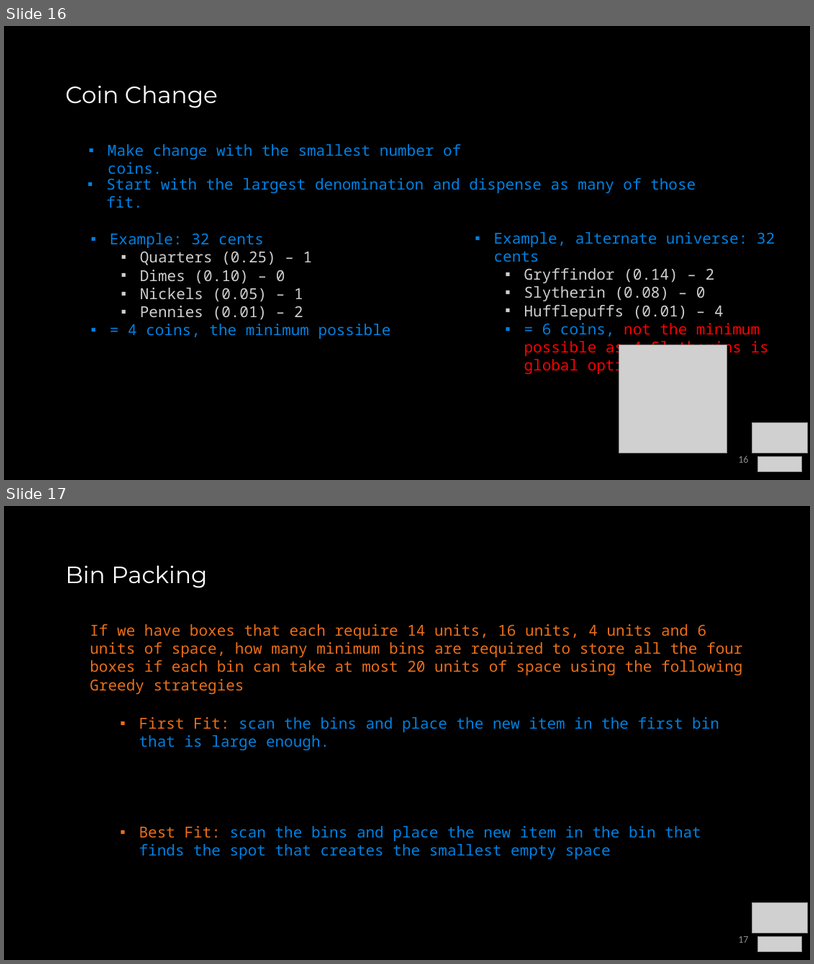
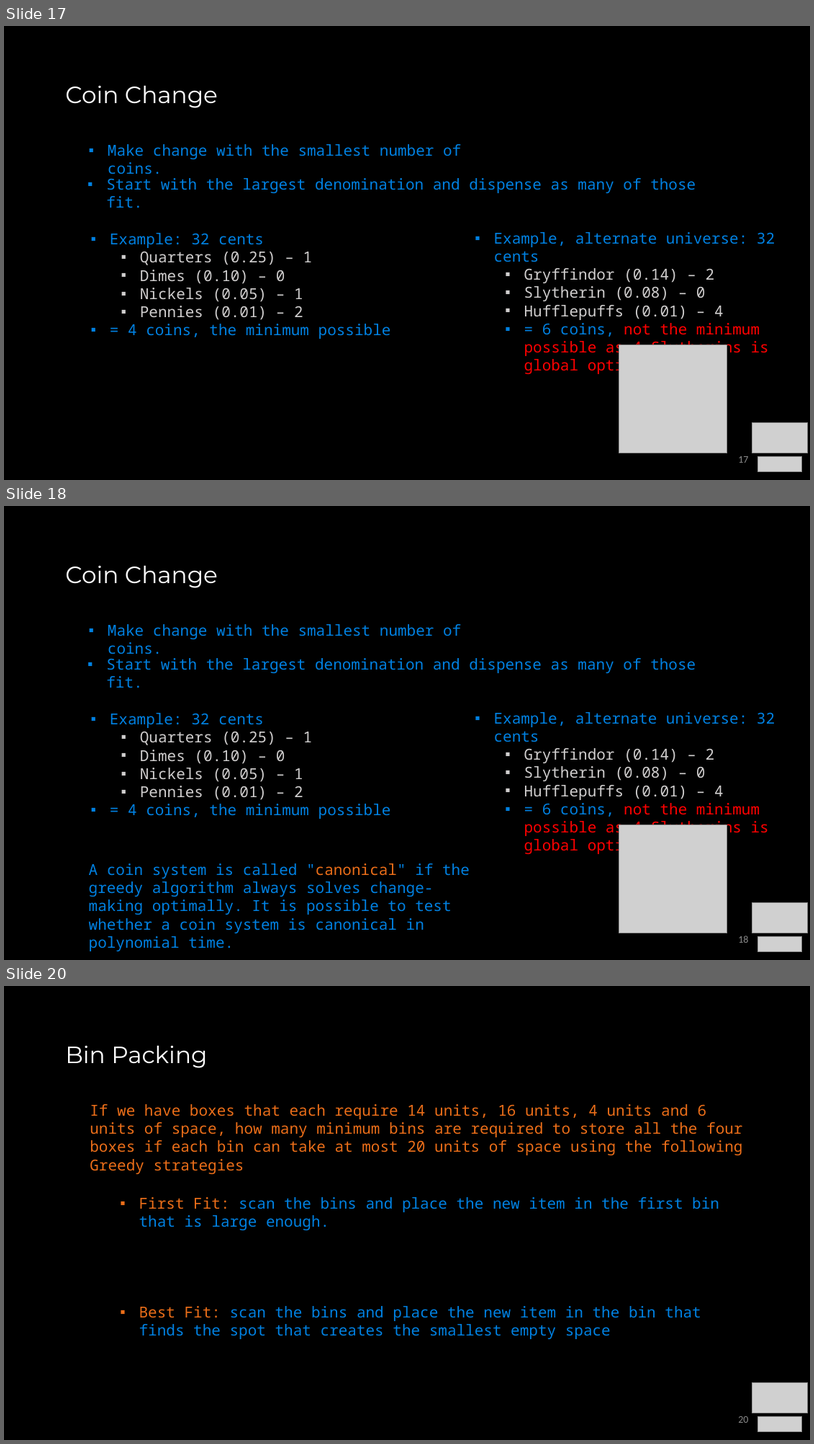
Before and after one commit to COP3530/Instructional-Content, a slide deck: Slides/Slides-PPT/9 - Algorithm Paradigms.pptx. Shown one above the other, each under a label of ours: slides 16 and 17 before the commit, slides 17, 18 and 20 after it; the slides between them are not shown. The pictures are 814x964 and 814x1444 pixels, drawn with LibreOffice and Linux fonts; fonts in the diff are those of the drawing; grey boxes stand for pictures. Boxes give left, top, right and bottom in pixels: in the first picture for what was removed or moved away, otherwise in the second. Text is boxed around its words. In the diff, an @@ line names an element or a change of style, - is before the commit and + after.

```diff
--- a/Slides/Slides-PPT/9 - Algorithm Paradigms.pptx
+++ b/Slides/Slides-PPT/9 - Algorithm Paradigms.pptx
@@ slide 18 added at (4, 506, 810, 960), background #000000 @@
@@ title added at (65, 565, 218, 588), 28 pt, text #FFFFFF @@
+Coin Change
@@ text added at (108, 624, 461, 654), 18 pt, text #0081E2 @@
+▪ Make change with the smallest number of coins.
@@ text added at (106, 658, 696, 673), 18 pt, text #0081E2 @@
+▪ Start with the largest denomination and dispense as many of those fit.
@@ text added at (110, 713, 391, 818), 18 pt, text #D0CECE @@
+▪ Example: 32 cents
+  ▪ Quarters (0.25) – 1
+  ▪ Dimes (0.10) – 0
+  ▪ Nickels (0.05) – 1
+  ▪ Pennies (0.01) – 2
+▪ = 4 coins, the minimum possible
@@ text added at (494, 712, 775, 837), 18 pt, text #D0CECE @@
+▪ Example, alternate universe: 32 cents
+  ▪ Gryffindor (0.14) – 2
+  ▪ Slytherin (0.08) – 0
+  ▪ Hufflepuffs (0.01) – 4
+  ▪ = 6 coins, not the minimum possible as 4 Slytherins is global optimal
@@ picture added at (619, 825, 728, 933) @@
@@ text added at (89, 863, 470, 933), 18 pt, text #0081E2 @@
+A coin system is called "canonical" if the greedy algorithm always solves change-making optimally. It is possible to test whether a coin system is canonical in polynomial time.
@@ picture added at (753, 902, 808, 933) @@
@@ page number added at (738, 935, 748, 942), 12 pt, text #8C8C8C @@
+18
@@ picture added at (759, 936, 802, 952) @@
@@ what was slide 16 is now slide 17 @@
@@ page number at (738, 456, 748, 462): text changed @@
-16
+17
@@ what was slide 17 is now slide 20 @@
@@ page number at (738, 1416, 748, 1422): text changed @@
-17
+20
```
Also in this commit, not shown: 14 slides changed, 51 other slides added, 8 other files.
